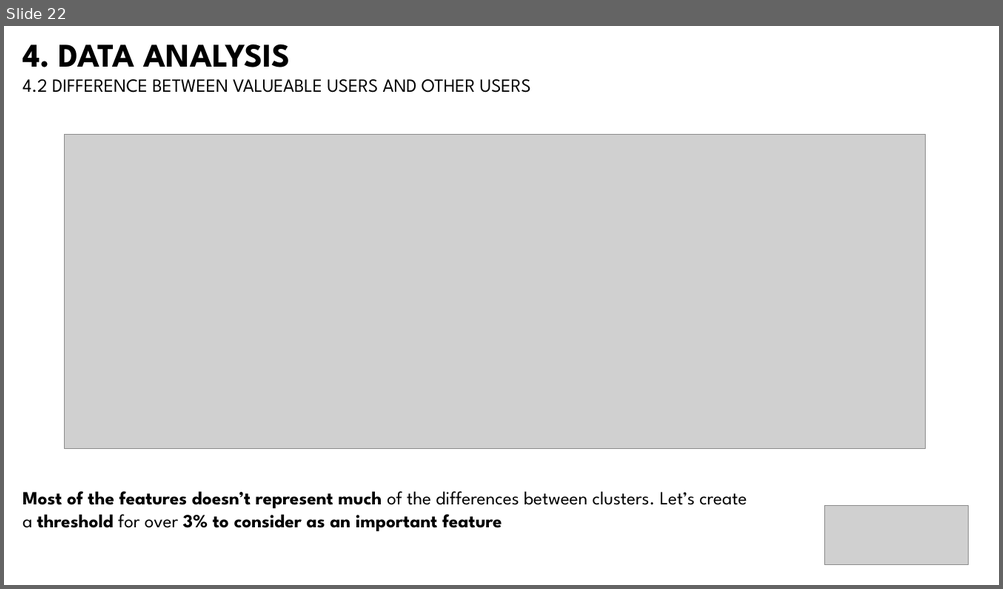
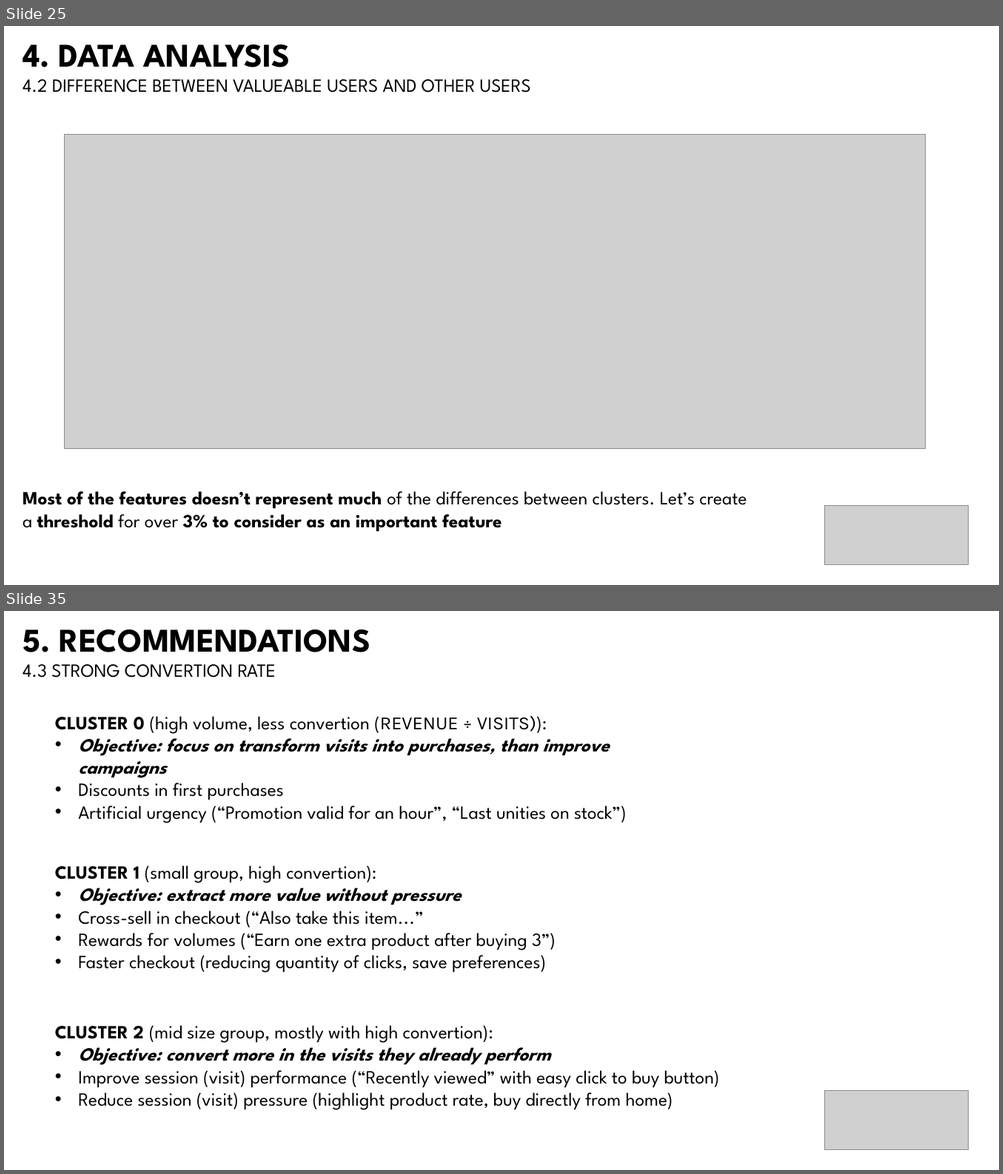
Before and after one commit to bbucalonserra/sales-membership-analysis, a slide deck: presentation.pptx. Shown one above the other, each under a label of ours: slide 22 before the commit, slides 25 and 35 after it; the slides between them are not shown. The pictures are 1003x589 and 1003x1174 pixels, drawn with LibreOffice and Linux fonts; fonts in the diff are those of the drawing; grey boxes stand for pictures. Boxes give left, top, right and bottom in pixels: in the first picture for what was removed or moved away, otherwise in the second. Text is boxed around its words. In the diff, an @@ line names an element or a change of style, - is before the commit and + after.

```diff
--- a/presentation.pptx
+++ b/presentation.pptx
@@ slide 35 added at [4, 611, 999, 1170], background #FFFFFF @@
@@ text added at [22, 629, 370, 678], 18 pt, text #000000 @@
+5. RECOMMENDATIONS
+4.3 STRONG CONVERTION RATE
@@ text added at [55, 716, 626, 823], 18 pt, text #000000 @@
+CLUSTER 0 (high volume, less convertion (REVENUE ÷ VISITS)):
+• Objective: focus on transform visits into purchases, than improve campaigns
+• Discounts in first purchases
+• Artificial urgency (“Promotion valid for an hour”, “Last unities on stock”)
@@ text added at [55, 866, 555, 973], 18 pt, text #000000 @@
+CLUSTER 1 (small group, high convertion):
+• Objective: extract more value without pressure
+• Cross-sell in checkout (“Also take this item...”
+• Rewards for volumes (“Earn one extra product after buying 3”)
+• Faster checkout (reducing quantity of clicks, save preferences)
@@ text added at [55, 1025, 720, 1111], 18 pt, text #000000 @@
+CLUSTER 2 (mid size group, mostly with high convertion):
+• Objective: convert more in the visits they already perform
+• Improve session (visit) performance (“Recently viewed” with easy click to buy button)
+• Reduce session (visit) pressure (highlight product rate, buy directly from home)
@@ picture added at [824, 1091, 967, 1150] @@
@@ what was slide 22 is now slide 25 @@
```
Also in this commit, not shown: 11 slides changed, 6 other slides added, 2 other files.
